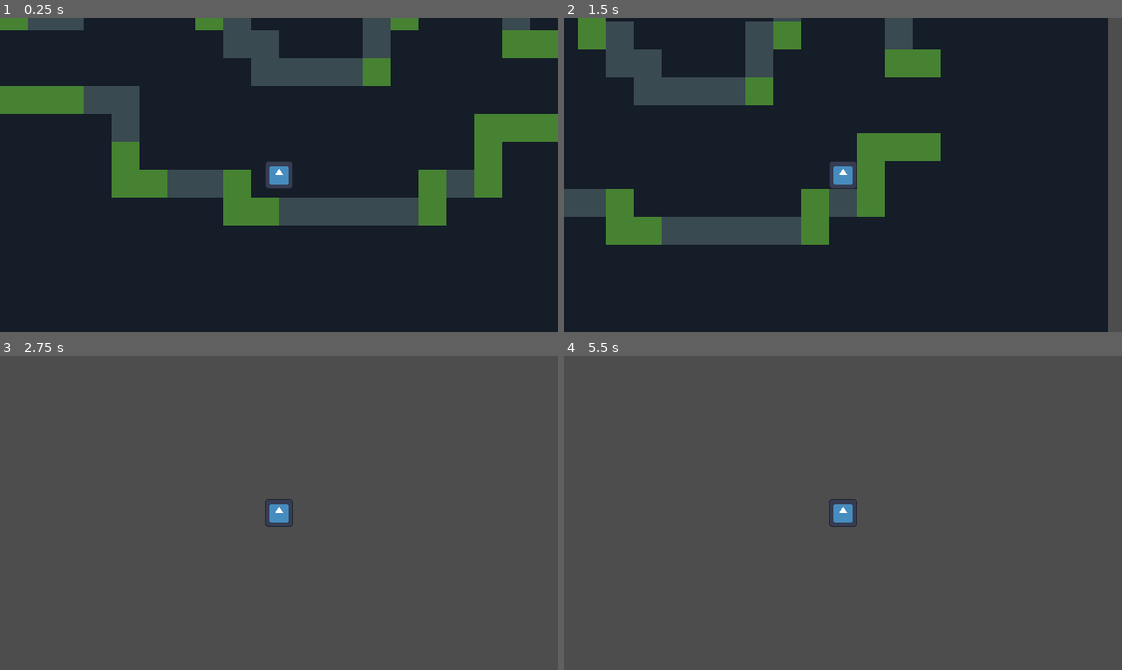
Above: before the commit, frames 1-4 (two rows, left to right).
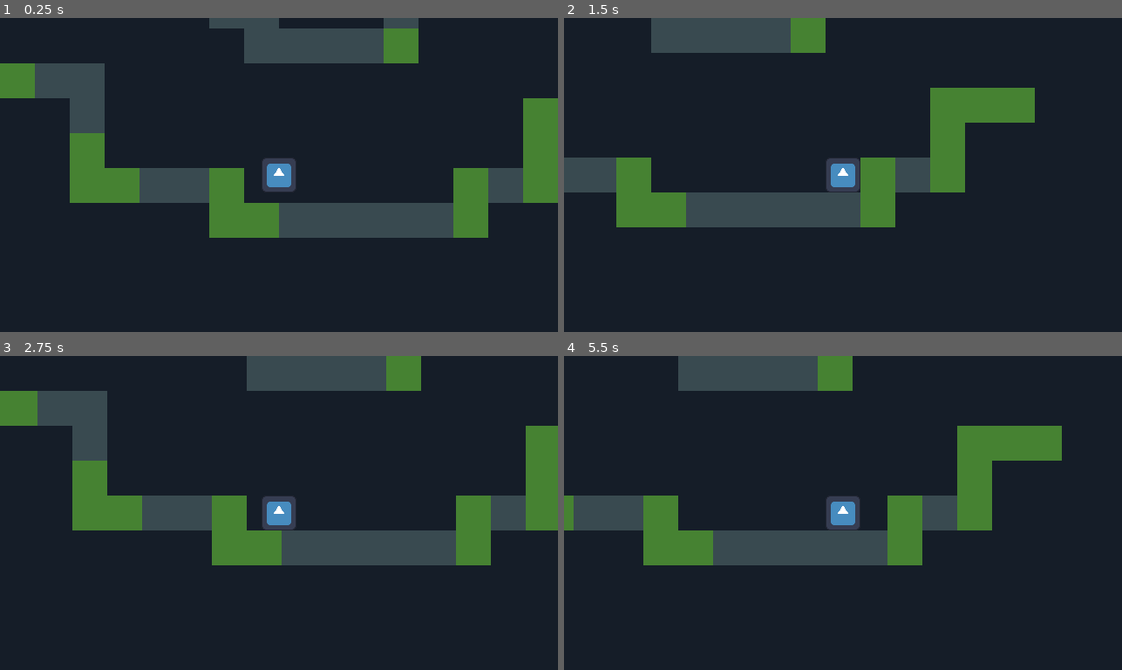
Above: after the commit, the same moments.

Repository: FoxParadeAFK/Specter-Sforzando
Game: Godot game, scene res://scenes/tests/test_player_scene.tscn
The game is run twice, just before and just after one commit, with the same random seed, the same clock (stepped at 60 frames per second) and the same inputs. The engine's default icon, where the game draws it, is replaced by a stand-in: a white triangle on a blue panel in a dark square.
Inputs:
- Up to frame 1 (0.25 s): no input
- Up to frame 2 (1.5 s): tap Enter (ui_accept) at 0.5, 0.77 s; hold Right (ui_right) from 0.53 s (still down)
- Up to frame 3 (2.75 s): tap Enter (ui_accept) at 1.52 s; release Right (ui_right) at 2.03 s; hold Left (ui_left) from 2.03 s (still down)
- Up to frame 4 (5.5 s): release Left (ui_left) at 2.78 s; hold Right (ui_right) 2.78-4.28 s; tap Enter (ui_accept) at 3.02, 3.77, 4.52 s; hold Left (ui_left) 4.28-5.03 s; hold Right (ui_right) from 5.03 s (still down)

The runs differ from the first frame. In frame 1, 22% of the frame differs, in the area x 0-100%, y 0-70%; in frame 2, 25%; in frame 3, 89%; in frame 4, 91%, in the area x 0-100%, y 0-100%.

Commit message:
Cleaning player finite state machine framework

Diff:
--- a/specter-sforzando/scenes/player.tscn
+++ b/specter-sforzando/scenes/player.tscn
@@ -39,4 +39,4 @@
 shape = SubResource("RectangleShape2D_3vyb7")
 
 [node name="Camera2D" type="Camera2D" parent="." unique_id=1037174995]
-zoom = Vector2(4, 4)
+zoom = Vector2(5, 5)
--- a/specter-sforzando/scripts/player/idle_state.gd
+++ b/specter-sforzando/scripts/player/idle_state.gd
@@ -4,11 +4,8 @@
 	player.velocity.x = 0
 
 func physics_update(_delta: float) -> void:
-	if not player.is_on_floor():
-		player.transition_state(player.in_air_state)
-	elif player.horizontal_input != 0:
-		player.transition_state(player.move_state)
-	elif player.vertical_input and player.is_on_floor():
-		player.transition_state(player.jump_state)
+	if not player.is_on_floor(): player.transition_state(player.in_air_state)
+	elif player.horizontal_input != 0: player.transition_state(player.move_state)
+	elif player.vertical_input and player.is_on_floor(): player.transition_state(player.jump_state)
 
 func exit() -> void: pass
--- a/specter-sforzando/scripts/player/in_air_state.gd
+++ b/specter-sforzando/scripts/player/in_air_state.gd
@@ -4,11 +4,9 @@
 
 func physics_update(_delta: float) -> void:
 	player.velocity += player.get_gravity() * _delta
-	player.velocity.x = player.horizontal_input * 100
+	player.velocity.x = player.horizontal_input * player.HORIZONTAL_VELOCITY
 
-	if player.is_on_floor() and player.horizontal_input != 0:
-		player.transition_state(player.move_state)
-	elif player.is_on_floor() and player.horizontal_input == 0:
-		player.transition_state(player.idle_state)
+	if player.is_on_floor() and player.horizontal_input != 0: player.transition_state(player.move_state)
+	elif player.is_on_floor() and player.horizontal_input == 0: player.transition_state(player.idle_state)
 
 func exit() -> void: pass
--- a/specter-sforzando/scripts/player/jump_state.gd
+++ b/specter-sforzando/scripts/player/jump_state.gd
@@ -5,12 +5,11 @@
 func enter() -> void:
 	has_jumped = false
 
-	player.velocity.y = -150
+	player.velocity.y = -player.VERTICAL_VELOCITY
 
 	has_jumped = true
 
 func physics_update(_delta: float) -> void:
-	if has_jumped:
-		player.transition_state(player.in_air_state)
+	if has_jumped: player.transition_state(player.in_air_state)
 
 func exit() -> void: pass
--- a/specter-sforzando/scripts/player/move_state.gd
+++ b/specter-sforzando/scripts/player/move_state.gd
@@ -3,13 +3,10 @@
 func enter() -> void: pass
 
 func physics_update(_delta: float) -> void:
-	player.velocity.x = player.horizontal_input * 100
+	player.velocity.x = player.horizontal_input * player.HORIZONTAL_VELOCITY
 
-	if not player.is_on_floor():
-		player.transition_state(player.in_air_state)
-	elif player.horizontal_input == 0:
-		player.transition_state(player.idle_state)
-	elif player.vertical_input and player.is_on_floor():
-		player.transition_state(player.jump_state)
+	if not player.is_on_floor(): player.transition_state(player.in_air_state)
+	elif player.horizontal_input == 0: player.transition_state(player.idle_state)
+	elif player.vertical_input and player.is_on_floor(): player.transition_state(player.jump_state)
 
 func exit() -> void: pass
--- a/specter-sforzando/scripts/player/player.gd
+++ b/specter-sforzando/scripts/player/player.gd
@@ -1,12 +1,18 @@
 class_name Player extends CharacterBody2D
 
 func transition_state(_transiting_state: State) -> void:
-	if current_state != null:
-		current_state.exit()
+	if _transiting_state == null: return
+	if current_state != null: current_state.exit()
 
 	current_state = _transiting_state
 	print("Time %8s - State: %s" % [Time.get_ticks_msec(), current_state.animation_name])
 	current_state.enter()
+
+func get_state(_path: NodePath, _animation_name: String) -> State:
+	var state: State = get_node_or_null(_path)
+	if state != null: state.engage(self, _animation_name)
+
+	return state
 
 var current_state: State
 var idle_state: IdleState
@@ -14,18 +20,15 @@
 var in_air_state: InAirState
 var jump_state: JumpState
 
+enum { HORIZONTAL_VELOCITY = 75, VERTICAL_VELOCITY = 120 }
 var horizontal_input: float
 var vertical_input: bool
 
 func _ready() -> void:
-	idle_state = get_node_or_null("FiniteStateMachine/IdleState")
-	idle_state.engage(self, "idle")
-	move_state = get_node_or_null("FiniteStateMachine/MoveState")
-	move_state.engage(self, "move")
-	in_air_state = get_node_or_null("FiniteStateMachine/InAirState")
-	in_air_state.engage(self, "in air")
-	jump_state = get_node_or_null("FiniteStateMachine/JumpState")
-	jump_state.engage(self, "jump")
+	idle_state = get_state("FiniteStateMachine/IdleState", "idle") as IdleState
+	move_state = get_state("FiniteStateMachine/MoveState", "move") as MoveState
+	in_air_state = get_state("FiniteStateMachine/InAirState", "in air") as InAirState
+	jump_state = get_state("FiniteStateMachine/JumpState", "jump") as JumpState
 	transition_state(idle_state)
 
 func _physics_process(_delta: float) -> void:
